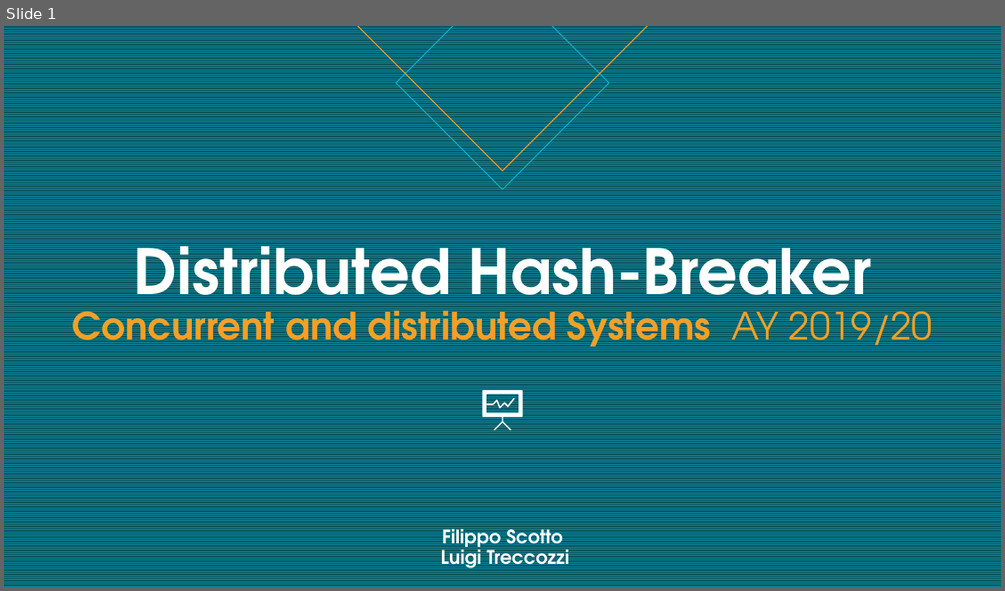
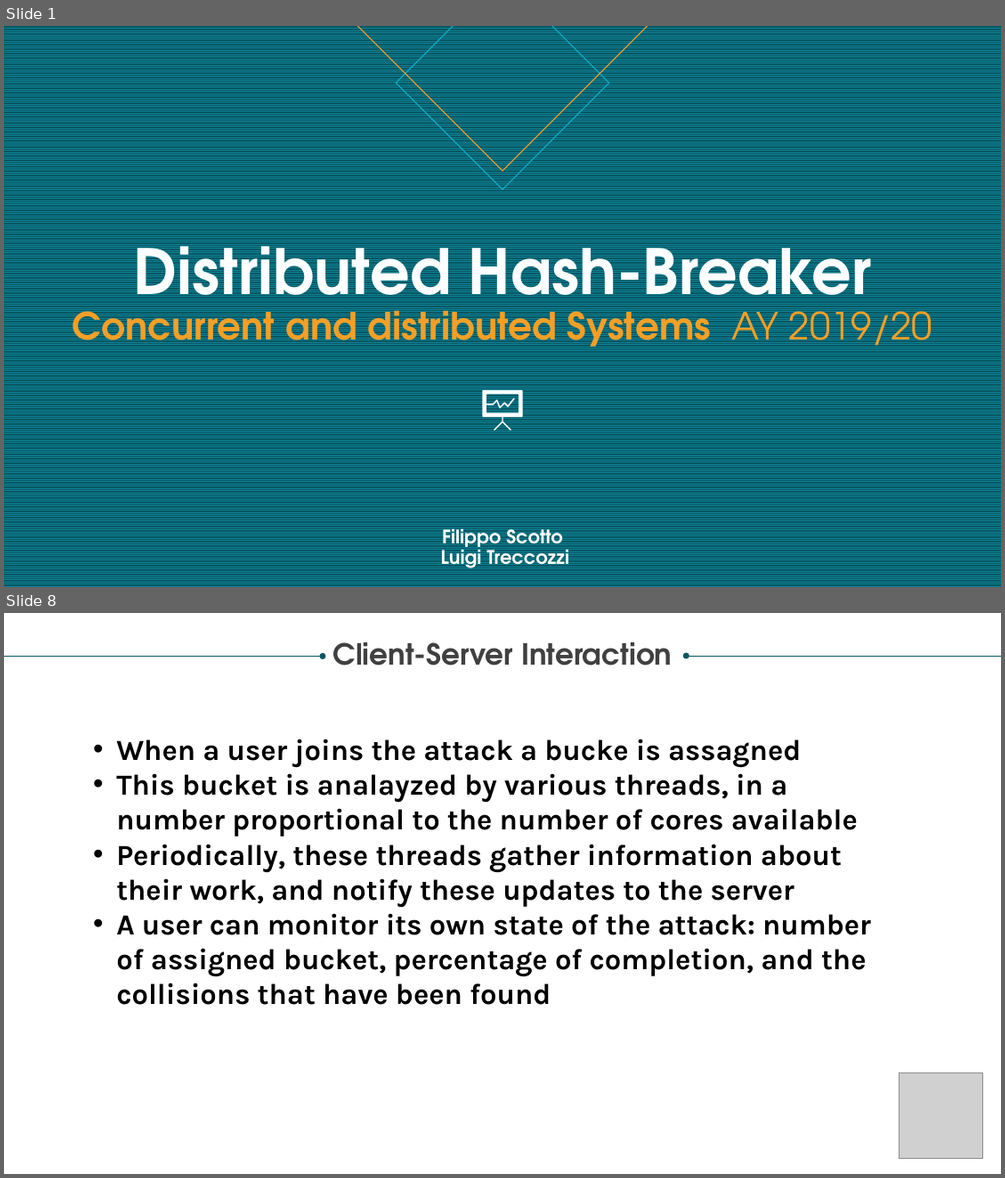
Before and after one commit to PippoGit/DistributedHashBreaker, a slide deck: Distributed Hash-breaker.pptx. Shown one above the other, each under a label of ours: slide 1 before the commit, slides 1 and 8 after it; the slides between them are not shown. The pictures are 1005x591 and 1005x1178 pixels, drawn with LibreOffice and Linux fonts; fonts in the diff are those of the drawing; grey boxes stand for pictures. Boxes give left, top, right and bottom in pixels: in the first picture for what was removed or moved away, otherwise in the second. Text is boxed around its words. In the diff, an @@ line names an element or a change of style, - is before the commit and + after.

```diff
--- a/Distributed Hash-breaker.pptx
+++ b/Distributed Hash-breaker.pptx
@@ slide 8 added at <box>4,613,1001,1174</box>, background #FFFFFF @@
@@ arrow added from (4, 657) to (323, 657), #085764 0.5 pt @@
@@ text added at <box>333,642,672,666</box>, 28 pt, text #404040, bold @@
+Client-Server Interaction
@@ arrow added from (1001, 656) to (686, 656), #085764 0.5 pt @@
@@ text added at <box>116,738,871,1005</box>, 28 pt, text #000000, bold @@
+• When a user joins the attack a bucke is assagned
+• This bucket is analayzed by various threads, in a number proportional to the number of cores available
+• Periodically, these threads gather information about their work, and notify these updates to the server
+• A user can monitor its own state of the attack: number of assigned bucket, percentage of completion, and the collisions that have been found
@@ picture added at <box>898,1073,982,1159</box> @@
```
Also in this commit, not shown: 4 slides changed, 2 other slides added.
